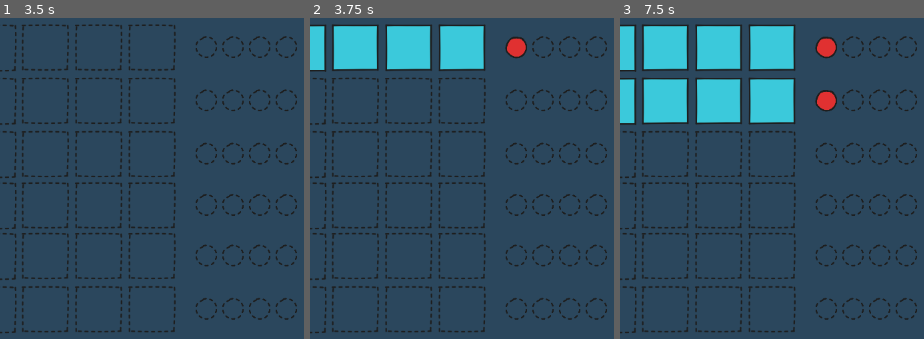
Above: before the commit, frames 1-3 (left to right).
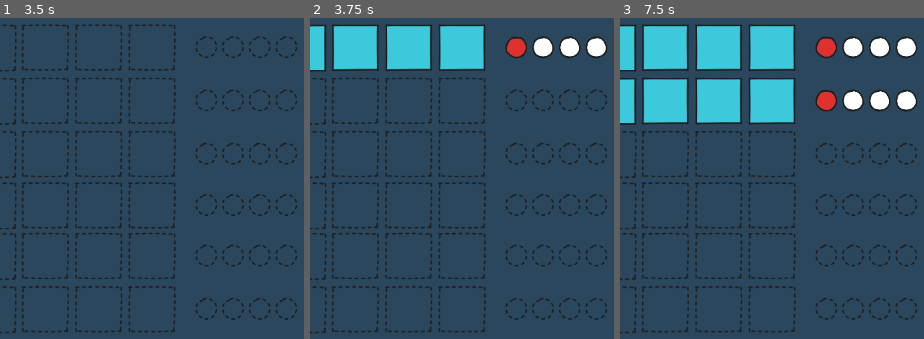
Above: after the commit, the same moments.

Repository: mromphf/mastermind
Game: Godot game, scene res://root.tscn
The game is run twice, just before and just after one commit, with the same random seed, the same clock (stepped at 60 frames per second) and the same inputs.
Inputs (mouse positions are % of the whole screen's width and height, from its top left):
- Up to frame 1 (3.5 s): click (49, 90) at 0.5 s; click (58, 90) at 1.25 s; click (66, 90) at 2 s; click (75, 90) at 2.75 s
- Up to frame 2 (3.75 s): click "Submit" at 3.5 s
- Up to frame 3 (7.5 s): click (49, 90) at 4.25 s; click (58, 90) at 5 s; click (66, 90) at 5.75 s; click (75, 90) at 6.5 s; click "Submit" at 7.25 s
The pictures show only the part of the screen within x 50-100%, y 0-50%; the shares and areas given below are measured in that part.

Frame 1 is identical in both runs. In frame 2, 1.0% of the frame differs, in the area x 73-98%, y 5-13%; in frame 3, 2.1%, in the area x 73-98%, y 5-30%.

Commit message:
Non-positional hints.

Diff:
--- a/Board.gd
+++ b/Board.gd
@@ -6,10 +6,10 @@
 var rnd = 1
 
 
-func update(input, correct):
+func update(input, red, white):
 	var target = $OutputHousing.get_children()[rnd - 1]
 	target.render_submission(input)
-	target.render_hints(correct)
+	target.render_hints(red, white)
 
 	rnd = rnd + 1 if rnd <= MAX_ROUNDS else MAX_ROUNDS
 
--- a/output.gd
+++ b/output.gd
@@ -7,9 +7,13 @@
 		inputs[idx].set_texture(Code.image_map[submission[idx]])
 
 
-func render_hints(correct: int):
-	for hint in $Hints.get_children().slice(0, correct):
+func render_hints(correct: int, white: int):
+	var hints = $Hints.get_children()
+	for hint in hints.slice(0, correct):
 		hint.set_texture(Code.hint_map[2])
+
+	for hint in hints.slice(correct, white):
+		hint.set_texture(Code.hint_map[1])
 
 
 func _ready():
--- a/root.gd
+++ b/root.gd
@@ -6,7 +6,11 @@
 		.filter(func(x: int): return code[x] == submission[x]) \
 		.size()
 
-	$Board.update(submission.values(), red)
+	var white = submission.values() \
+		.filter(func(x: int): return x in code.values()) \
+		.size()
+
+	$Board.update(submission.values(), red, white)
 
 
 func _ready():
